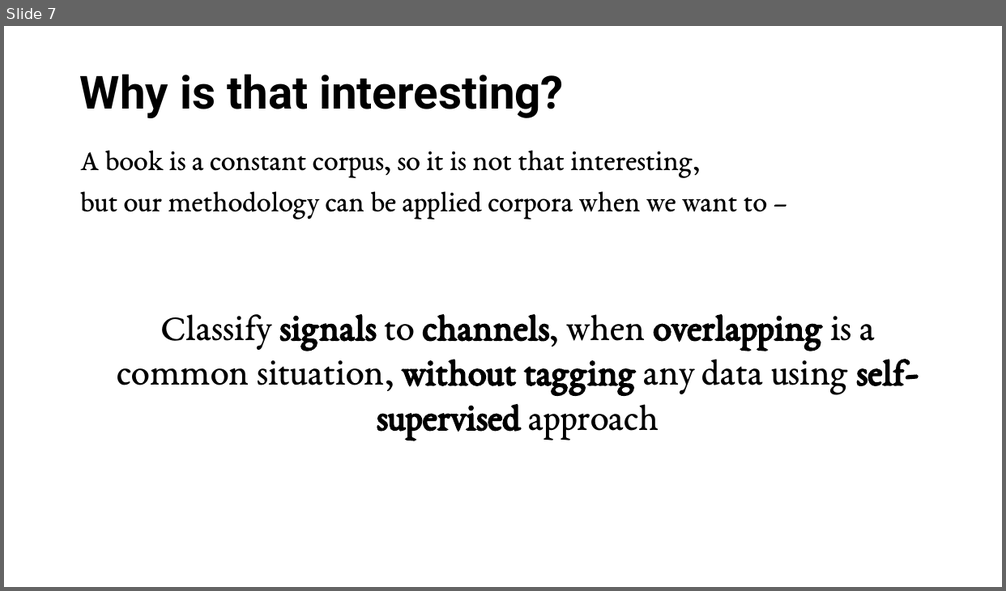
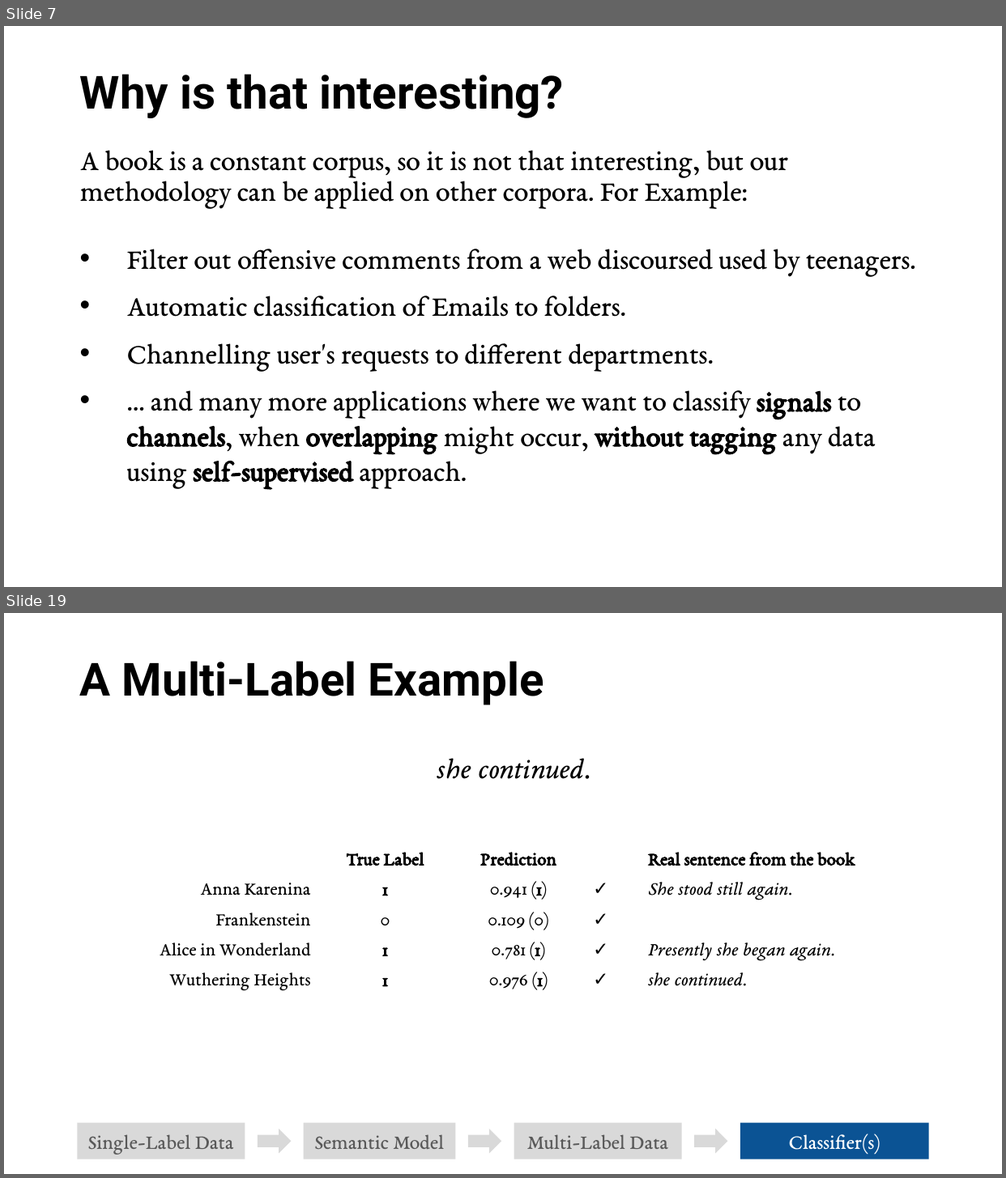
Before and after one commit to gonhonig/books-classification, a slide deck: book classification presentation.pptx. Shown one above the other, each under a label of ours: slide 7 before the commit, slides 7 and 19 after it; the slides between them are not shown. The pictures are 1006x591 and 1006x1178 pixels, drawn with LibreOffice and Linux fonts; fonts in the diff are those of the drawing. Boxes give left, top, right and bottom in pixels: in the first picture for what was removed or moved away, otherwise in the second. Text is boxed around its words. In the diff, an @@ line names an element or a change of style, - is before the commit and + after.

```diff
--- a/book classification presentation.pptx
+++ b/book classification presentation.pptx
@@ slide 19 added at bbox=[4, 613, 1002, 1174], background #FFFFFF @@
@@ title added at bbox=[80, 661, 544, 705], 44 pt, text #000000, bold @@
+A Multi-Label Example
@@ text added at bbox=[437, 758, 590, 779], 28 pt, text #000000, italic @@
+she continued.
@@ table added at bbox=[143, 845, 884, 997], 5 rows, 5 columns @@
+ | True Label | Prediction |  | Real sentence from the book
+Anna Karenina | 1 | 0.941 (1) | ✓ | She stood still again.
+Frankenstein | 0 | 0.109 (0) | ✓ | 
+Alice in Wonderland | 1 | 0.781 (1) | ✓ | Presently she began again.
+Wuthering Heights | 1 | 0.976 (1) | ✓ | she continued.
@@ rectangle added at bbox=[78, 1123, 245, 1161], fill #D9D9D9, 20 pt, text #595959 @@
+Single-Label Data
@@ right arrow added at bbox=[258, 1129, 292, 1153], fill #D9D9D9 @@
@@ rectangle added at bbox=[304, 1123, 455, 1161], fill #D9D9D9, 20 pt, text #595959 @@
+Semantic Model
@@ right arrow added at bbox=[468, 1129, 502, 1153], fill #D9D9D9 @@
@@ rectangle added at bbox=[513, 1123, 681, 1161], fill #D9D9D9, 20 pt, text #595959 @@
+Multi-Label Data
@@ right arrow added at bbox=[694, 1129, 728, 1153], fill #D9D9D9 @@
@@ rectangle added at bbox=[740, 1123, 929, 1161], fill #0B5394, 20 pt, text #FFFFFF @@
+Classifier(s)
@@ slide 7 changed as well @@
@@ text at bbox=[80, 150, 788, 209]: text changed @@
-A book is a constant corpus, so it is not that interesting,
-but our methodology can be applied corpora when we want to –
+A book is a constant corpus, so it is not that interesting, but our methodology can be applied on other corpora. For Example:
@@ text at bbox=[127, 249, 916, 489]: text changed; size 36 to 28 pt; bold off @@
-Classify signals to channels, when overlapping is a common situation, without tagging any data using self-supervised approach
+• Filter out offensive comments from a web discoursed used by teenagers.
+• Automatic classification of Emails to folders.
+• Channelling user's requests to different departments.
+• … and many more applications where we want to classify signals to channels, when overlapping might occur, without tagging any data using self-supervised approach.
```
Also in this commit, not shown: 2 other slides changed, 15 other slides added, 44 other files.
